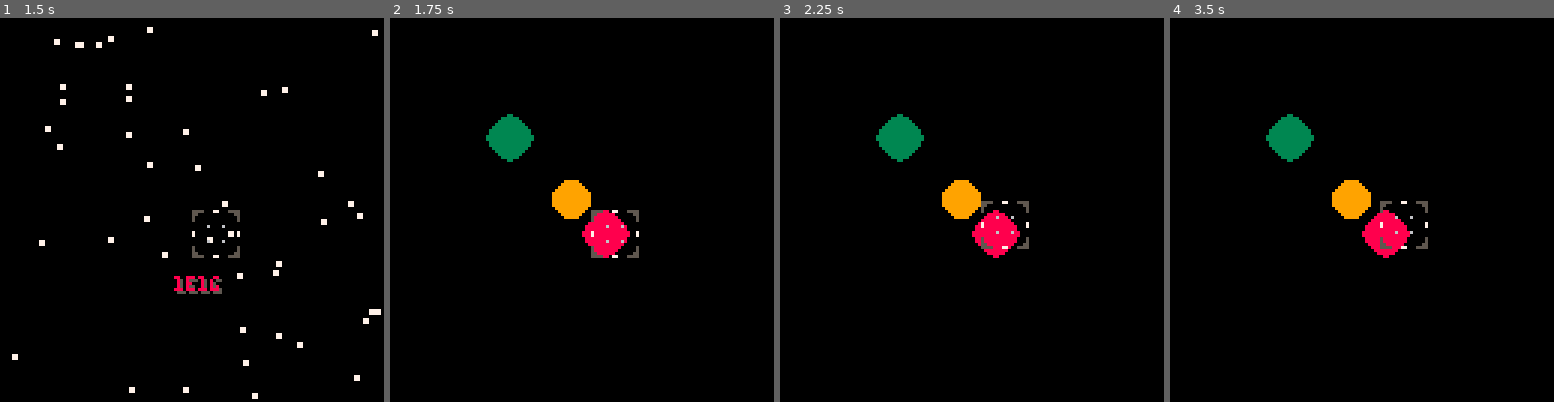
Above: before the commit, frames 1-4 (left to right).
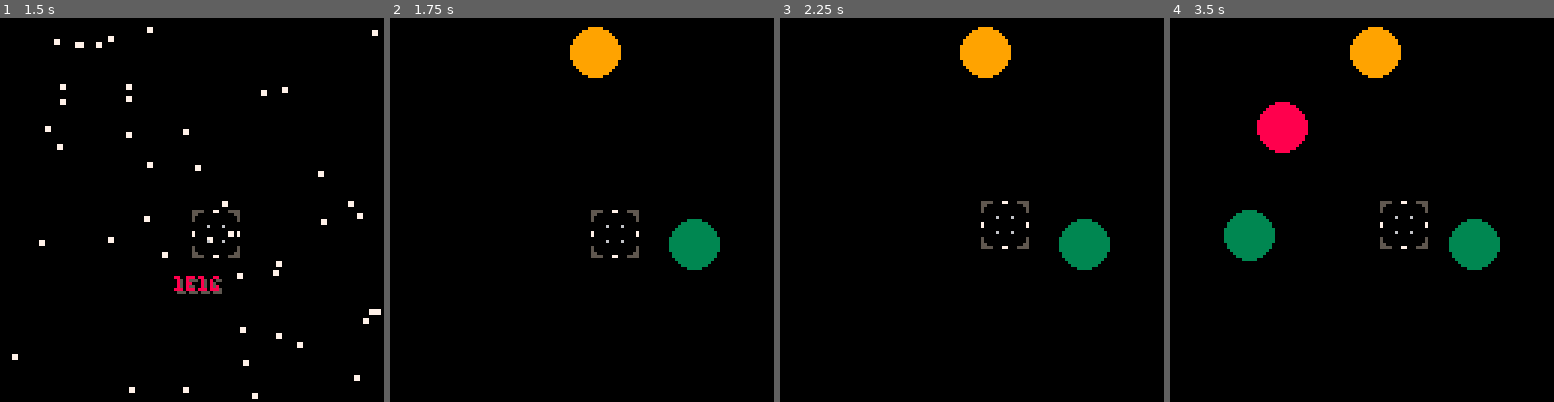
Above: after the commit, the same moments.

Repository: jeffcampbell/Pico-8-Games
Game: PICO-8 cartridge fermi/fermi.p8
Same seed, same stepped clock (60 frames per second), same inputs: the game is played once before the commit and once after it.
Inputs:
- Up to frame 1 (1.5 s): tap X (X key) at 0.33, 1.07 s; tap O (Z key) at 0.7 s
- Up to frame 2 (1.75 s): hold Right from 1.6 s (still down); tap O (Z key) at 1.7 s
- Up to frame 3 (2.25 s): tap X (X key) at 1.85 s; release Right at 2.1 s; tap O (Z key) at 2.1 s; hold Up from 2.15 s (still down)
- Up to frame 4 (3.5 s): release Up at 2.42 s; hold Right 2.47-3.03 s; tap O (Z key) at 2.5, 2.9, 3.3 s; tap X (X key) at 2.97 s; hold Left from 3.08 s (still down)

Frame 1 is identical in both runs. In frame 2, 5.4% of the frame differs, in the area x 25-86%, y 2-66%; in frame 3, 5.4%; in frame 4, 7.4%, in the area x 14-86%, y 2-66%.

Commit message:
didn't really work

Diff:
--- a/fermi/fermi.p8
+++ b/fermi/fermi.p8
@@ -113,12 +114,14 @@
 
 
 o.planetcreate=function(o)
-
   local hname=test
   local hsx=0
   local hsy=32
-  local hposx=32 --flr(rnd(128))
-  local hposy=32 --flr(rnd(128))
+  local hposx=flr(rnd(100))+10
+  local hposy=flr(rnd(100))+10
+  local colorchoices={3,12}
+  local hclr=colorchoices[flr(rnd(1))+1]
+
 
   if (#o.habitable<o.planets.habitable) then
   add(o.habitable,planetconstruct(
@@ -126,15 +129,17 @@
    hsx,
    hsy,
    hposx,
-   hposy
+   hposy,
+   hclr
    ))
   end
 
   local name=test
   local sx=0
   local sy=48
-  local posx=64 --flr(rnd(128))
-  local posy=64 --flr(rnd(128))
+  local posx=flr(rnd(100))+10
+  local posy=flr(rnd(100))+10
+  local clr=flr(rnd(3))+8
 
   if (#o.unhabitable<o.planets.unhabitable) then
   add(o.unhabitable,planetconstruct(
@@ -142,7 +147,8 @@
    sx,
    sy,
    posx,
-   posy
+   posy,
+   clr
    ))
   end
 end
@@ -150,10 +156,12 @@
 o.planetdraw=function(o)
  if (zoomstate==1 and o.planetdetail==1) then
   for planet in all(o.habitable) do
-   sspr(planet.sx,planet.sy,16,16,planet.posx,planet.posy)
+   --sspr(planet.sx,planet.sy,16,16,planet.posx,planet.posy)
+   circfill(planet.pos.x,planet.pos.y,8,planet.clr)
   end
   for planet in all(o.unhabitable) do
-   sspr(planet.sx,planet.sy,16,16,planet.posx,planet.posy)
+   --sspr(planet.sx,planet.sy,16,16,planet.posx,planet.posy)
+   circfill(planet.pos.x,planet.pos.y,8,planet.clr)
   end
  end
 end
@@ -162,14 +170,14 @@
 end
 
 
-planetconstruct=function(name,sx,sy,posx,posy)
+planetconstruct=function(name,sx,sy,posx,posy,clr)
 local o={}
 
 o.name=name
 o.sx=sx
 o.sy=sy
-o.posx=posx
-o.posy=posy
+o.pos={x=posx,y=posy}
+o.clr=clr
 
 return o
 end
@@ -213,7 +221,6 @@
 end
 
 zoomdraw=function()
- circfill(60,60,6,zoomdetails.starcolor)
  foreach(systems, function(o)
   o.planetdraw(o)
  end)
@@ -237,6 +244,12 @@
    ))
   systemcount+=1
  end
+end
+
+systems.update=function()
+ foreach(systems, function(o)
+  o.planetcreate(o)
+ end)
 end
 
 systems.update=function()
